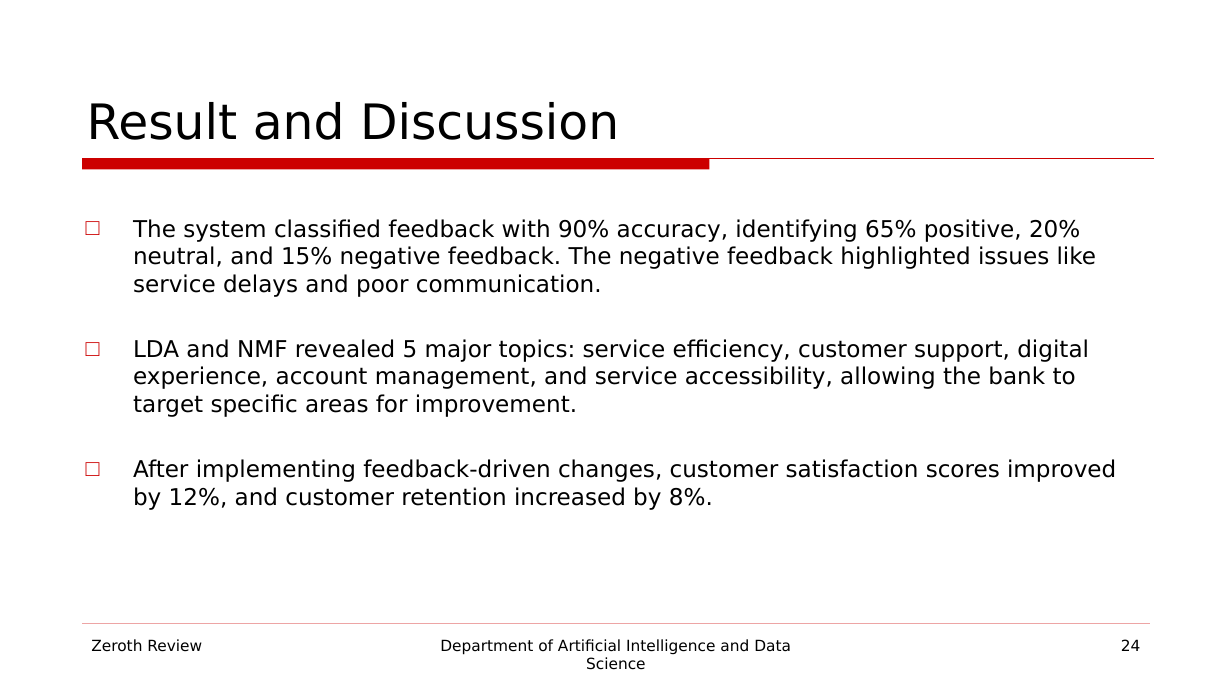
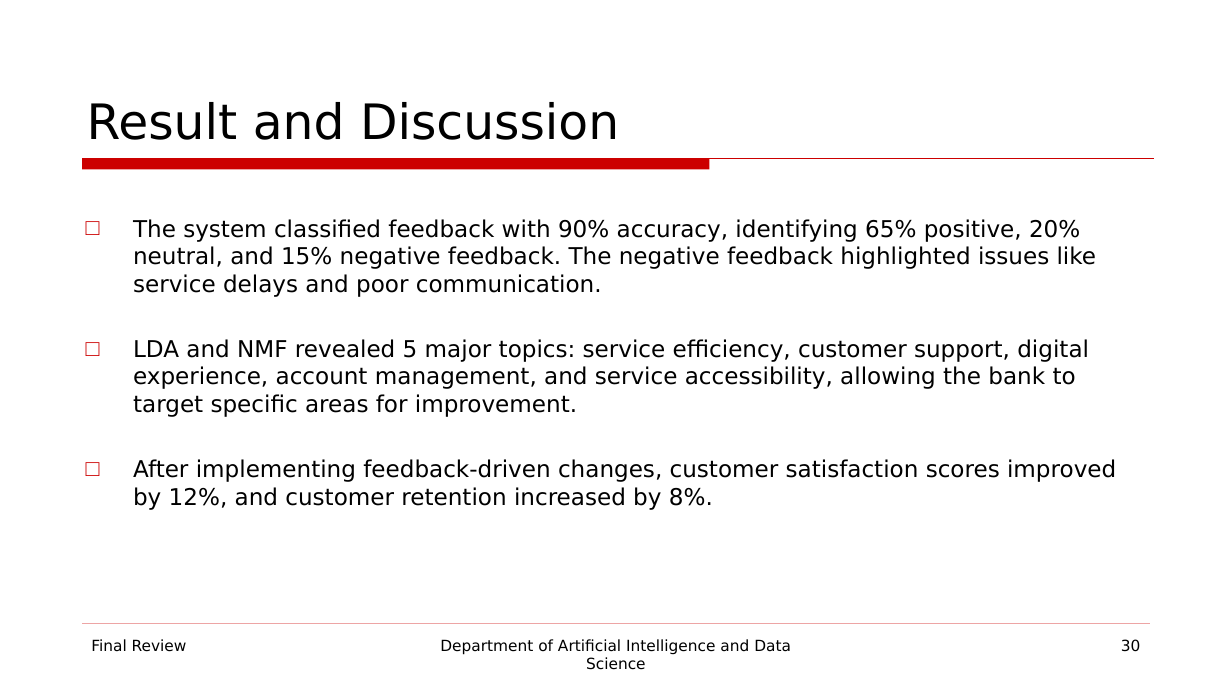
Before and after one commit to prasannak17/MiniProject, a slide deck: slide 30 of Final_review3741.pptx (slide 24 before the commit). Drawn at 1232x693 pixels with LibreOffice and Linux fonts; fonts in the diff are those of the drawing; background and template pictures are left out. Boxes give left, top, right and bottom in pixels: in the first picture for what was removed or moved away, otherwise in the second. Text is boxed around its words. In the diff, an @@ line names an element or a change of style, - is before the commit and + after.

```diff
--- a/Final_review3741.pptx
+++ b/Final_review3741.pptx
@@ text at box(91, 639, 187, 652): text changed @@
-Zeroth Review
+Final Review
@@ page number at box(1121, 639, 1141, 652): text changed @@
-24
+30
```
Also in this commit, not shown: 25 other slides changed, 6 slides added.
